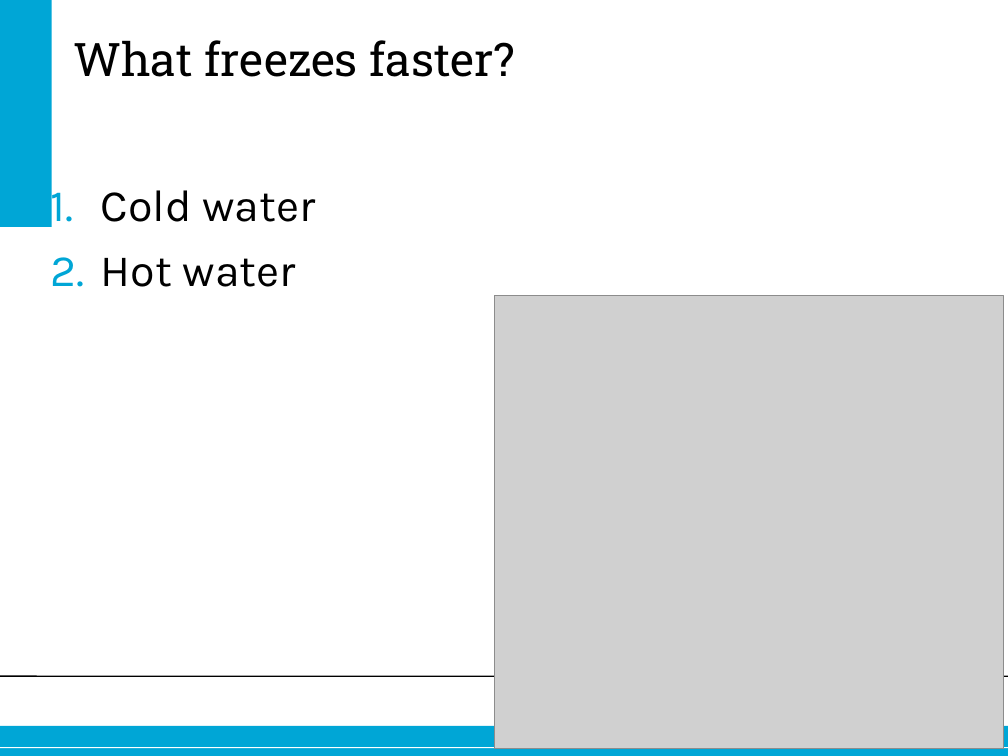
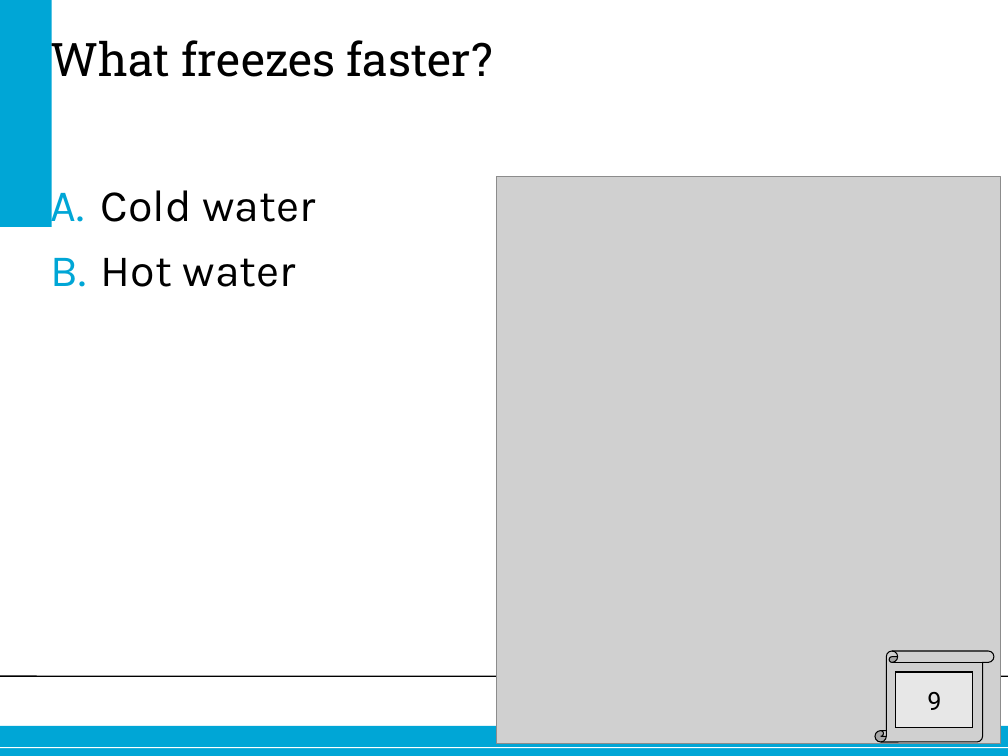
Before and after one commit to jettan/robotutor, a slide deck: slide 8 of Nao.ppt (slide 9 before the commit). Drawn at 1008x756 pixels with LibreOffice and Linux fonts; fonts in the diff are those of the drawing; grey boxes stand for pictures; background and template pictures are left out. Boxes give left, top, right and bottom in pixels: in the first picture for what was removed or moved away, otherwise in the second. Text is boxed around its words. In the diff, an @@ line names an element or a change of style, - is before the commit and + after.

```diff
--- a/Nao.ppt
+++ b/Nao.ppt
@@ title "What freezes faster?" rewrapped from (73,40,516,77) to (50,34,493,87) @@
@@ text "Cold water" at (101,190,315,287): bullet 1. to A. @@
@@ picture: place and size @@
-picture at (495,295,1003,749)
+picture at (497,176,1001,744)
@@ picture added at (875,651,994,742) @@
@@ rectangle added at (896,672,973,729), fill #FFFFFF at 50% opacity, outline #000000 0.74 pt, 18 pt, text #000000 @@
+9
```
Also in this commit, not shown: 1 other slide changed, 1 slide added, 1 slide removed, 3 other files.
